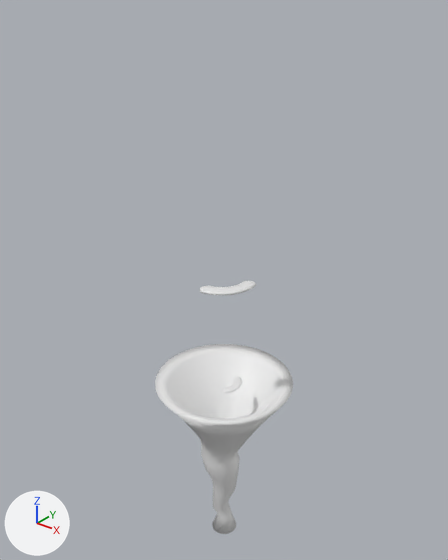
Renders of the FBX model TheLastHope/Assets/Meshes/Attackforms/Tornado_smallerScale_biggerArea.fbx from each side of a commit.
Before and after are seen from a camera (50 mm lens) standing at (31.2, -39.0, 117.9) and looking at (-1.1, 1.4, 92.9). Every picture has the same lights, and +X, +Y and +Z are marked at lower left. Where no turn or scale is listed for an object, it has been applied to the vertices.

Names of what the first picture shows: 'Cloud_1', 'Wirbelsturm'.
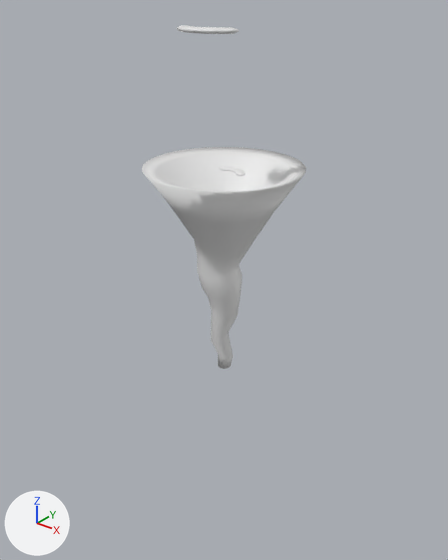
Where the newer file only moved an object's origin or applied its transform, the numbers keep the older frame.

What differs and where, as boxes [x1, y1, x2, y2] in the pictures (448 x 560 px):
```json
{"object": "Wirbelsturm", "change": "moved", "before": [155, 344, 293, 534], "after": [142, 147, 306, 369]}
{"object": "Cloud_1", "change": "mesh turned", "before": [200, 281, 256, 295], "after": [176, 25, 239, 34]}
```

Scene script edits in JSON lines:
```json
{"block": "me_torus_003", "where": "me_torus_003.from_pydata(...)  # 194 vertices, 204 faces; spans x -0.18..3.35, y -3.33..1.1, z -0.21..0.21"}
{"block": "me_torus_003", "where": "# used by ob_cloud_1; location = (-0.2, -0.05, 93.92)"}
{"block": "me_torus_003", "change": "me_torus_003 part 1: the whole mesh is turned -48 degrees about the z axis through its middle and scaled by 1.01, then moved by (-1.35, -0.82, 20.65)"}
{"op": "set", "path": "ob_wirbelsturm.location", "old": "(0.0, 0.0, 82.89)", "new": "(0.0, 0.0, 103.97)"}
```
